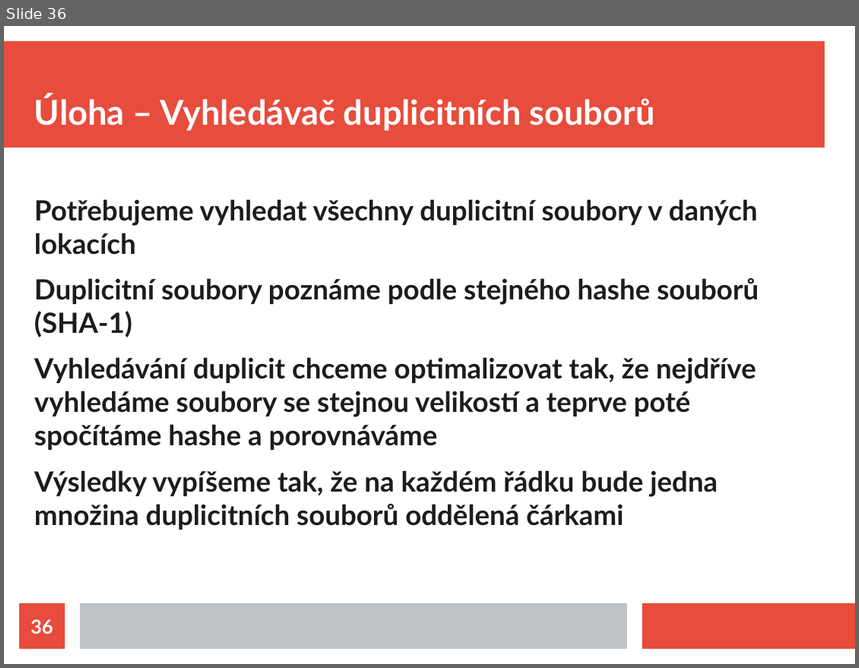
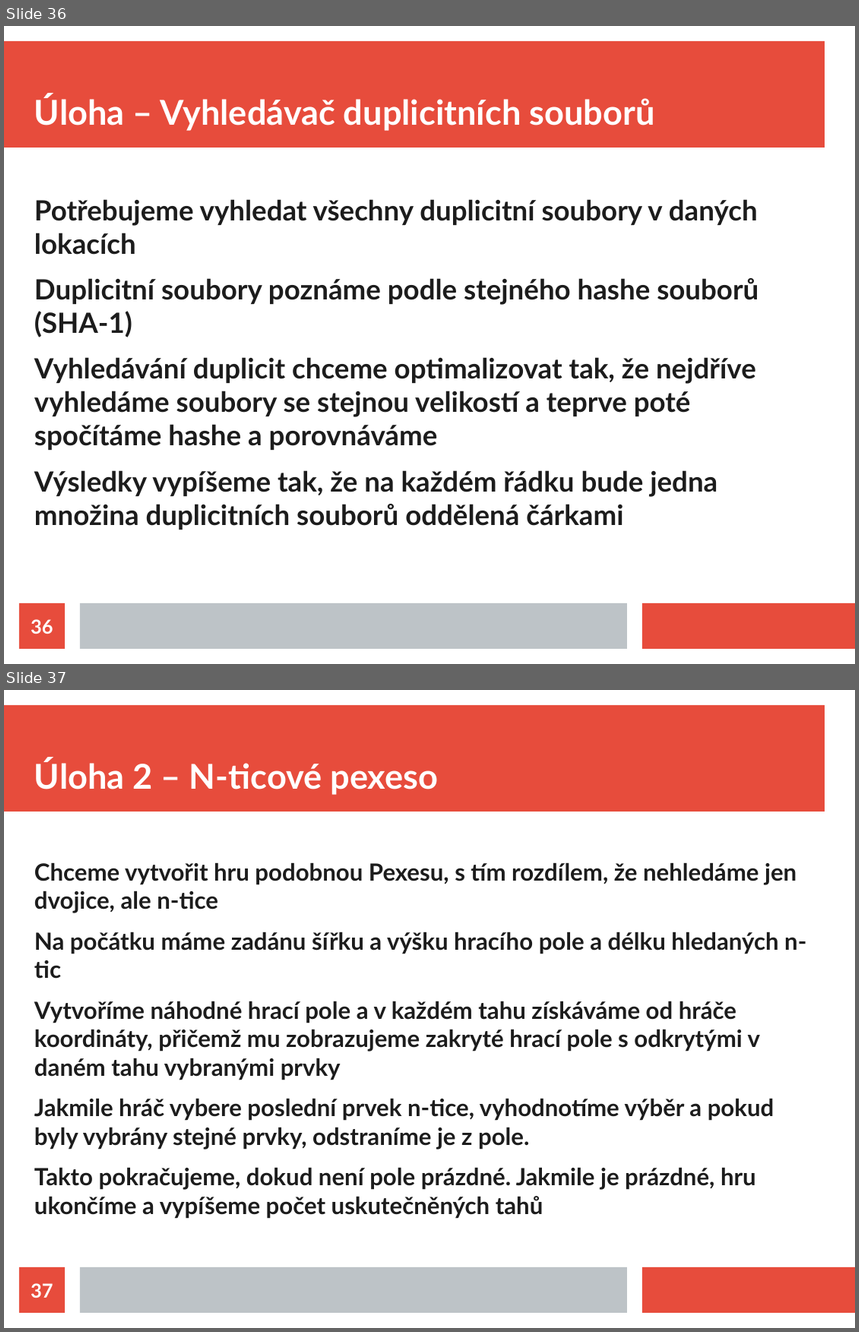
Before and after one commit to michalsenkyr/scala-course, a slide deck: slides.cs.odp. Shown one above the other, each under a label of ours: slide 36 before the commit, slides 36 and 37 after it. The pictures are 859x668 and 859x1332 pixels, drawn with LibreOffice and Linux fonts; fonts in the diff are those of the drawing. Boxes give left, top, right and bottom in pixels: in the first picture for what was removed or moved away, otherwise in the second. Text is boxed around its words. In the diff, an @@ line names an element or a change of style, - is before the commit and + after.

```diff
--- a/slides.cs.odp
+++ b/slides.cs.odp
@@ slide 37 added at [4,690,855,1328], background #FFFFFF; not listed: 3 template elements that a slide beside it also shows @@
@@ title added at [34,759,439,795], 32 pt, text #FFFFFF, bold @@
+Úloha 2 – N-ticové pexeso
@@ text added at [34,863,807,1218], 22.1 pt, text #1C1C1C, bold @@
+Chceme vytvořit hru podobnou Pexesu, s tím rozdílem, že nehledáme jen dvojice, ale n-tice
+Na počátku máme zadánu šířku a výšku hracího pole a délku hledaných n-tic
+Vytvoříme náhodné hrací pole a v každém tahu získáváme od hráče koordináty, přičemž mu zobrazujeme zakryté hrací pole s odkrytými v daném tahu vybranými prvky
+Jakmile hráč vybere poslední prvek n-tice, vyhodnotíme výběr a pokud byly vybrány stejné prvky, odstraníme je z pole.
+Takto pokračujeme, dokud není pole prázdné. Jakmile je prázdné, hru ukončíme a vypíšeme počet uskutečněných tahů
@@ page number added at [19,1268,65,1313], fill #E74C3C, 18 pt, text #FFFFFF, bold @@
+37
```
Also in this commit, not shown: 3 slides changed, 2 other files.
